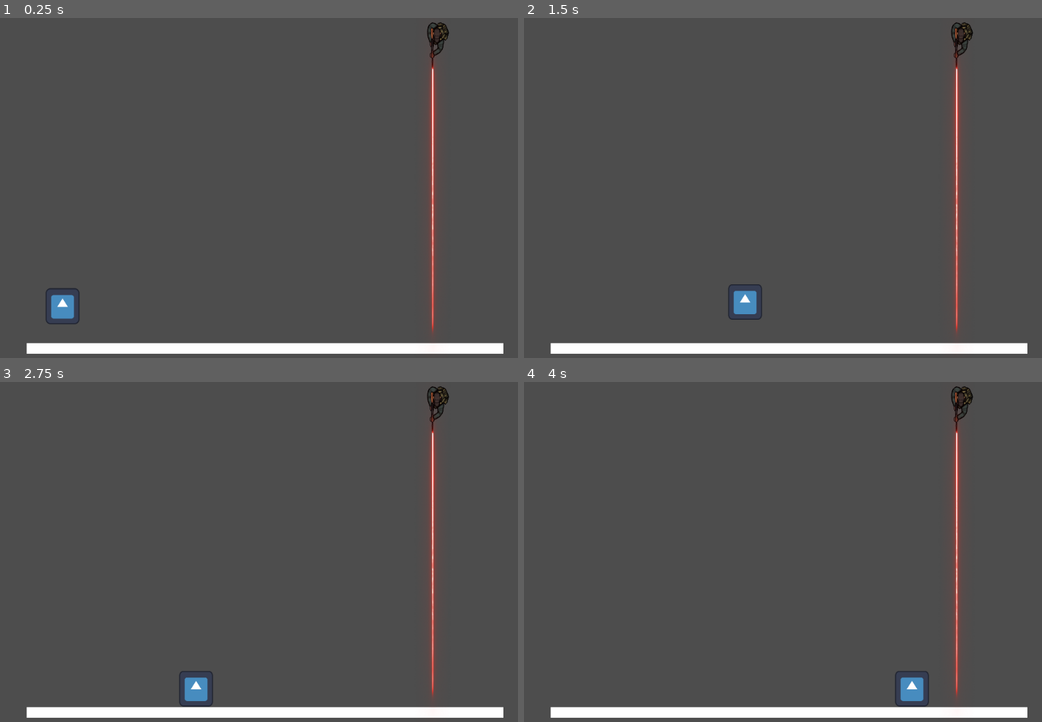
Above: before the commit, frames 1-4 (two rows, left to right).
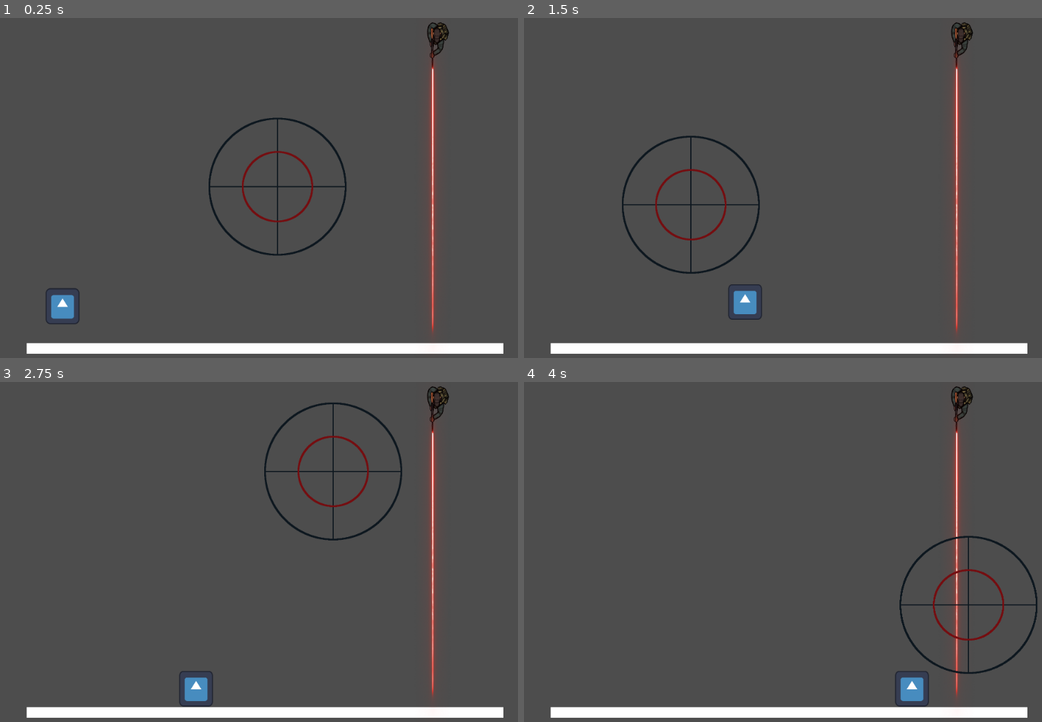
Above: after the commit, the same moments.

Repository: azsocha/Protect-the-VIP
Game: Godot game, scene res://testing.tscn
The game is run twice, just before and just after one commit, with the same random seed, the same clock (stepped at 60 frames per second) and the same inputs. The project has no main scene, so this scene is started directly. The engine's default icon, where the game draws it, is replaced by a stand-in: a white triangle on a blue panel in a dark square.
Inputs (mouse positions are in pixels of both pictures, inside the frame that each line leads up to):
- Up to frame 1 (0.25 s): no input
- Up to frame 2 (1.5 s): move the mouse to (922, 167) at 0.52 s; hold Right (move_right) from 0.53 s (still down); click (922, 167) at 0.6 s; tap Space (jump) at 0.77, 0.8, 1.07, 1.35 s; move the mouse to (689, 205) at 1.27 s
- Up to frame 3 (2.75 s): tap Space (jump) at 1.52, 1.82, 2.3 s; click (165, 569) at 1.55 s; move the mouse to (331, 470) at 2.02 s; release Right (move_right) at 2.03 s; hold A (move_left) from 2.03 s (still down); click (331, 470) at 2.1 s
- Up to frame 4 (4 s): move the mouse to (772, 623) at 2.77 s; release A (move_left) at 2.78 s; hold Right (move_right) from 2.78 s (still down); click (772, 623) at 2.85 s; tap Space (jump) at 3.02, 3.32, 3.6, 3.77 s; move the mouse to (969, 606) at 3.52 s

The runs differ from the first frame. In frame 1, 1.0% of the frame differs, in the area x 40-67%, y 29-70%; in frame 2, 1.0%; in frame 3, 1.0%, in the area x 51-78%, y 5-47%; in frame 4, 1.0%.

Commit message:
crosshair now changes on click and back

Diff:
--- a/team-3-final-project/Example_character.tscn
+++ /dev/null
@@ -1,16 +0,0 @@
-[gd_scene load_steps=3 format=3 uid="uid://rivnmqkwsfud"]
-
-[ext_resource type="Texture2D" uid="uid://8misyakukhwn" path="res://Example Character/Cisc204 final character sprite base.png" id="1_nqcn2"]
-[ext_resource type="Texture2D" uid="uid://b8r3hekoa6qas" path="res://Example Character/Cisc204 final character sprite jumping.png" id="2_uf7sd"]
-
-[node name="Node2D" type="Node2D"]
-
-[node name="Cisc204FinalCharacterSpriteBase" type="Sprite2D" parent="."]
-position = Vector2(563, 344)
-scale = Vector2(5.27, 4.3)
-texture = ExtResource("1_nqcn2")
-
-[node name="Cisc204FinalCharacterSpriteJumping" type="Sprite2D" parent="."]
-position = Vector2(562.5, 344.5)
-scale = Vector2(5.21, 4.37)
-texture = ExtResource("2_uf7sd")
--- a/team-3-final-project/player_2.gd
+++ b/team-3-final-project/player_2.gd
@@ -8,3 +8,7 @@
 # Called every frame. 'delta' is the elapsed time since the previous frame.
 func _process(delta: float) -> void:
 	position = get_global_mouse_position()
+	if Input.is_action_just_pressed("click"):
+		texture = load("res://characterImages/crosshair2.png")
+		await get_tree().create_timer(0.3).timeout
+		texture = load("res://characterImages/crosshair.png")
--- a/team-3-final-project/player_2.tscn
+++ b/team-3-final-project/player_2.tscn
@@ -1,10 +1,10 @@
 [gd_scene load_steps=3 format=3 uid="uid://cwv5ooc24w7rm"]
 
-[ext_resource type="Texture2D" uid="uid://un401v7xqb8o" path="res://characterImages/crosshair-click.png" id="1_w7nn3"]
+[ext_resource type="Texture2D" uid="uid://ba6neh2d3mns2" path="res://characterImages/crosshair.png" id="1_hoo75"]
 [ext_resource type="Script" path="res://player_2.gd" id="2_5na3c"]
 
 [node name="player_2" type="Sprite2D"]
 position = Vector2(301, 258)
 scale = Vector2(0.5, 0.5)
-texture = ExtResource("1_w7nn3")
+texture = ExtResource("1_hoo75")
 script = ExtResource("2_5na3c")
--- a/team-3-final-project/project.godot
+++ b/team-3-final-project/project.godot
@@ -38,6 +38,11 @@
 "events": [Object(InputEventKey,"resource_local_to_scene":false,"resource_name":"","device":-1,"window_id":0,"alt_press …(191 unchanged characters)…
 ]
 }
+click={
+"deadzone": 0.5,
+"events": [Object(InputEventMouseButton,"resource_local_to_scene":false,"resource_name":"","device":-1,"window_id":0,"alt_pressed":false,"shift_pressed":false,"ctrl_pressed":false,"meta_pressed":false,"button_mask":0,"position":Vector2(0, 0),"global_position":Vector2(0, 0),"factor":1.0,"button_index":1,"canceled":false,"pressed":false,"double_click":false,"script":null)
+]
+}
 
 [rendering]
 
--- a/team-3-final-project/testing.tscn
+++ b/team-3-final-project/testing.tscn
@@ -1,8 +1,9 @@
-[gd_scene load_steps=4 format=3 uid="uid://uwvv1fn28da"]
+[gd_scene load_steps=5 format=3 uid="uid://uwvv1fn28da"]
 
 [ext_resource type="PackedScene" uid="uid://bh182bfab16i5" path="res://player.tscn" id="1_b3w4w"]
 [ext_resource type="PackedScene" uid="uid://h04h3fu4rh1a" path="res://platform.tscn" id="2_r2468"]
 [ext_resource type="PackedScene" uid="uid://b87pu37cfwaei" path="res://sniper.tscn" id="3_plwkn"]
+[ext_resource type="PackedScene" uid="uid://cwv5ooc24w7rm" path="res://player_2.tscn" id="4_tw6ie"]
 
 [node name="testing" type="Node2D"]
 
@@ -17,3 +18,5 @@
 [node name="Sniper" parent="." instance=ExtResource("3_plwkn")]
 position = Vector2(790, 66)
 scale = Vector2(0.316729, 0.258752)
+
+[node name="player_2" parent="." instance=ExtResource("4_tw6ie")]
Renamed: team-3-final-project/characterImages/crosshair-click.png -> team-3-final-project/characterImages/crosshair2.png
Not shown, changed: team-3-final-project/characterImages/crosshair2.png.import
